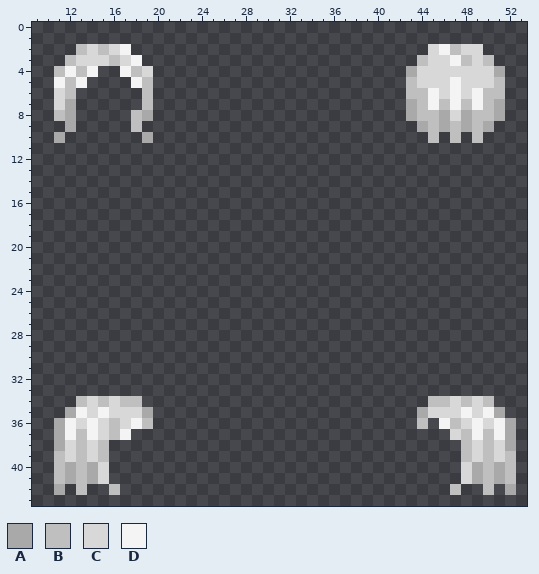
Pixel-art sprite, stored at Resources/Textures/Mobs/Customization/human_hair.rsi/b.png. The picture above was drawn from the file before the commit.
The file is 64x64 pixels. Shown: x 9..53, y 0..43.
Palette (. is transparent): A #a9a9a9  B #bfbfbf  C #d8d8d8  D #f4f4f4
Pixels before, first column x 11:
 2 ..BCBCD...........................CDBCC...
 3 .BCCCBCD.........................BCCDBCB..
 4 BDBD..DBC.......................ACCCCCCCA.
 5 DBD....DB.......................BCCCDCCCB.
 6 CB......B.......................BBDCDCDBB.
 7 CA......B.......................ABDBDBDBA.
 8 BA.....BA.......................ABBACABBA.
 9 .A.....B.........................ABABABA..
10 A.......A.........................B.B.B...
11 ..........................................
12 ..........................................
13 ..........................................
14 ..........................................
15 ..........................................
16 ..........................................
17 ..........................................
18 ..........................................
19 ..........................................
20 ..........................................
21 ..........................................
22 ..........................................
23 ..........................................
24 ..........................................
25 ..........................................
26 ..........................................
27 ..........................................
28 ..........................................
29 ..........................................
30 ..........................................
31 ..........................................
32 ..........................................
33 ..........................................
34 ..BCBCBB..........................BBCBCB..
35 .ADCDCCCA........................ACCCDCDA.
36 ADCDCBCDB........................B.DBCDCDA
37 ADBDCBD.............................CBDBDA
38 ACBCB................................BCBCA
39 BCBCB................................BCBCB
40 BABAC................................CABAB
41 BABAC................................CABAB
42 A.B..B..............................B..B.A
Once edited:
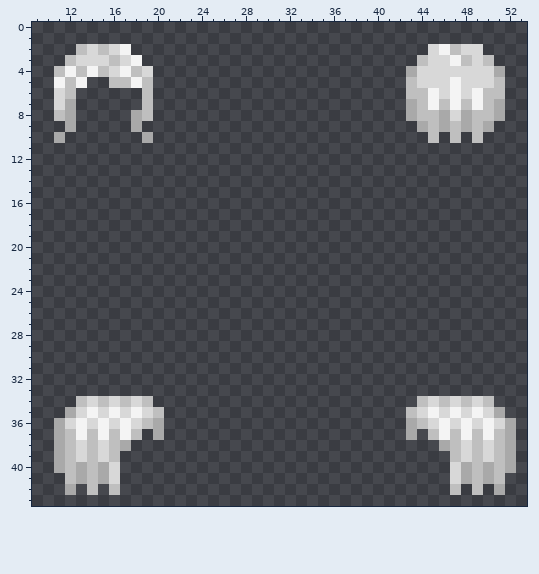
Change:
{"y":4,"x":15,"old":"..","new":"BC"}
{"y":5,"x":16,"old":"..","new":"BB"}
{"y":8,"x":18,"old":"BA","new":"AB"}
{"y":9,"x":18,"old":"B","new":"A"}
{"y":34,"x":18,"old":"B.","new":"CB"}
{"y":34,"x":44,"old":".B","new":"BC"}
{"y":35,"x":13,"old":"DCDC","new":"CDCD"}
{"y":35,"x":18,"old":"CA.","new":"DCB"}
{"y":35,"x":43,"old":".AC","new":"BCD"}
{"y":35,"x":47,"old":"CDCD","new":"DCDC"}
{"y":36,"x":12,"old":"DCDCBCD","new":"CDCDCDC"}
{"y":36,"x":20,"old":".","new":"A"}
{"y":36,"x":43,"old":".","new":"A"}
{"y":36,"x":45,"old":".","new":"C"}
{"y":36,"x":47,"old":"BCDCD","new":"CDCDC"}
{"y":37,"x":12,"old":"DBDC","new":"BDBD"}
{"y":37,"x":18,"old":".","new":"B"}
{"y":37,"x":20,"old":".","new":"A"}
{"y":37,"x":43,"old":".","new":"A"}
{"y":37,"x":45,"old":"..CBDBD","new":"BDBDBDB"}
{"y":38,"x":12,"old":"CBCB..","new":"BCBCBA"}
{"y":38,"x":46,"old":"..BCBC","new":"ABCBCB"}
{"y":39,"x":11,"old":"BCBCB.","new":"ABCBCB"}
{"y":39,"x":47,"old":".BCBCB","new":"BCBCBA"}
{"y":40,"x":11,"old":"BABAC.","new":"ABABAC"}
{"y":40,"x":47,"old":".CABAB","new":"CABABA"}
{"y":41,"x":11,"old":"BABAC.","new":".BABAC"}
{"y":41,"x":47,"old":".CABAB","new":"CABAB."}
{"y":42,"x":11,"old":"A.B.","new":".A.B"}
{"y":42,"x":49,"old":".B.A","new":"B.A."}
